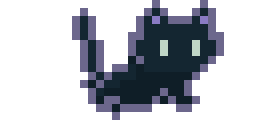
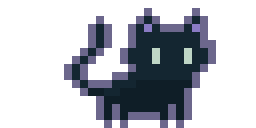
Layers edited between the first and the second 256x128 image:
hid "run 1 copy" over (72, 0, 224, 120)
hid group "run 1" (2 layers) over (72, 0, 224, 120)
added layer "idle copy" above "idle" over (64, 8, 216, 128)
showed group "idle" (2 layers) over (64, 8, 216, 128)
